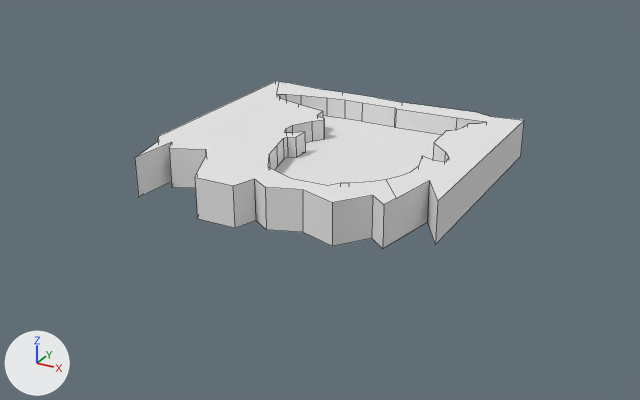
The Blender file Assets/Models/dino.blend: old version first, new version second.
Before and after are seen from a 50 mm lens placed at (14.5, -27.3, 11.8), pointed at (0.1, -1.1, -1.3). The axes (+X, +Y, +Z) are drawn at lower left. The lights are the same throughout. Mesh edges are drawn as thin lines.

The first picture shows 'visual.001'.
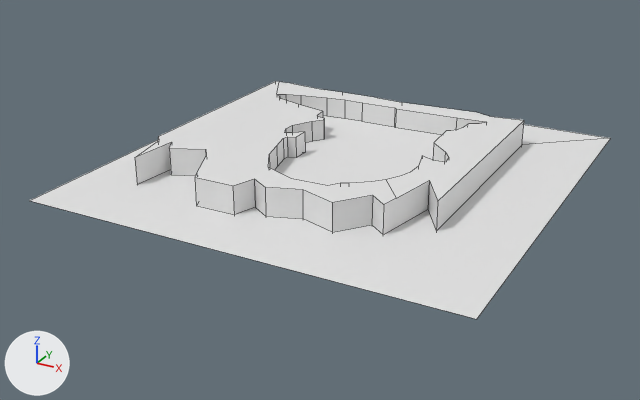
What changed in the scene script:
```text
Add me_plane:
    me_plane.from_pydata(...)  # 31 vertices, 2 faces; spans x -1.0..1.0, y -1.0..1.0, z 0.0
Add ob_invisify:
    ob_invisify = bpy.data.objects.new('invisify', me_plane)
    ob_invisify.location = (0.63, -0.14, -0.21)
    ob_invisify.scale = (7.9, 7.9, 7.9)
```

Boxes (x1, y1, x2, y2) around the edits, measured in the pictures (640 x 400 px):
'invisify', added
    after: (29, 124, 611, 319)
